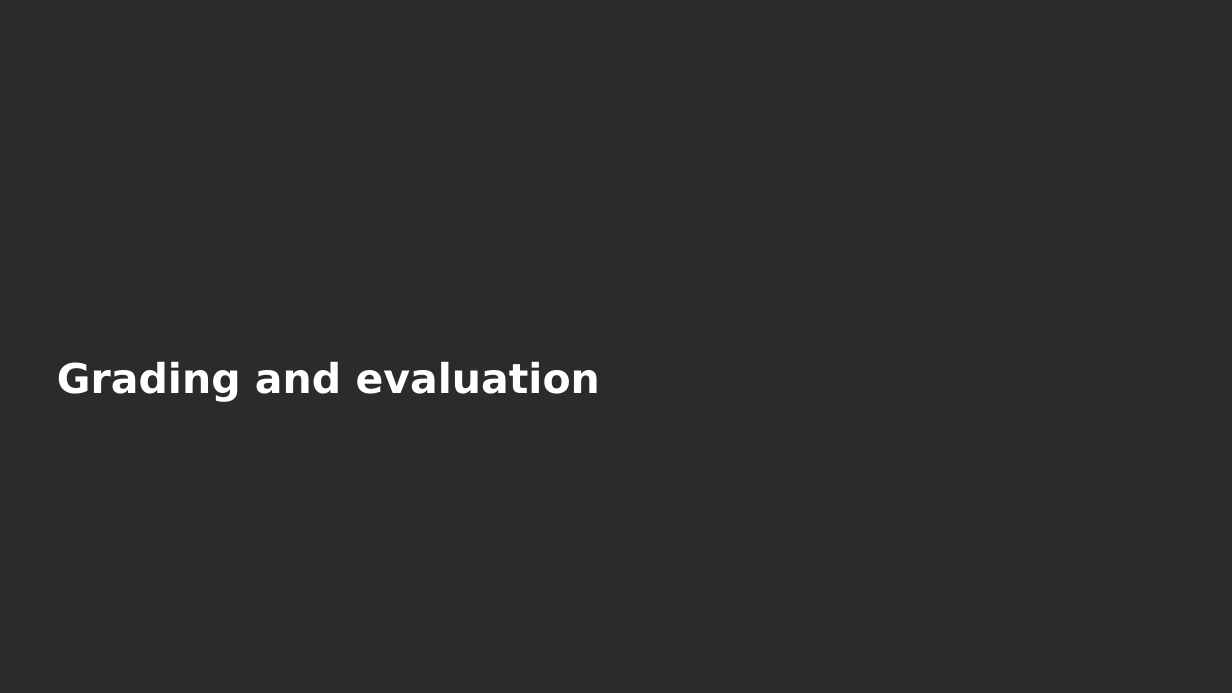
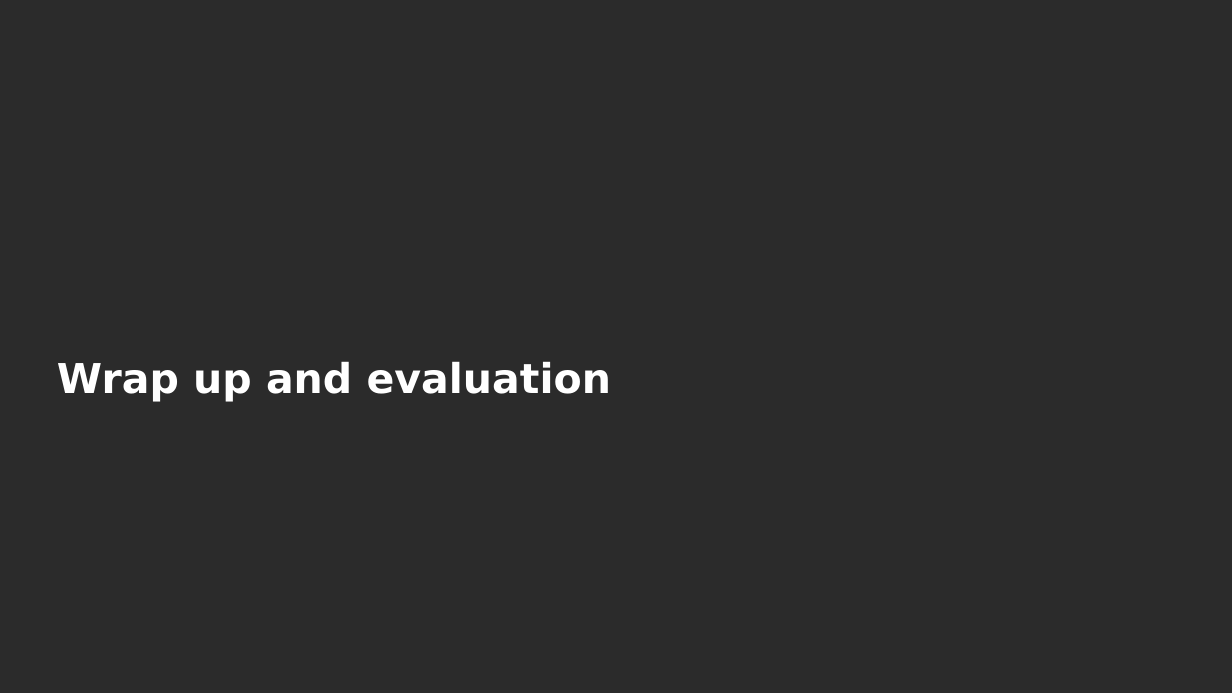
Before and after one commit to HansHenseler/masdav2022, a slide deck: slide 28 of MAS DAV Day 5.pptx (slide 29 before the commit). Drawn at 1232x693 pixels with LibreOffice and Linux fonts; fonts in the diff are those of the drawing; background and template pictures are left out; a plain dark background stands for a picture behind light text. Boxes give left, top, right and bottom in pixels: in the first picture for what was removed or moved away, otherwise in the second. Text is boxed around its words. In the diff, an @@ line names an element or a change of style, - is before the commit and + after.

Commit message:
Day 5 slides

```diff
--- a/MAS DAV Day 5.pptx
+++ b/MAS DAV Day 5.pptx
@@ subtitle at bbox=[57, 361, 611, 402]: text changed @@
-Grading and evaluation
+Wrap up and evaluation
```
Also in this commit, not shown: 1 other slide changed, 2 slides removed.
